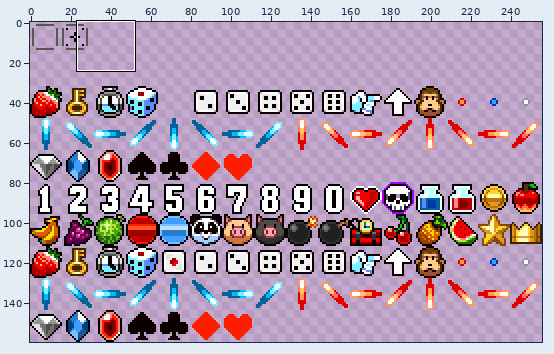
Two versions of one sprite sheet, public/images/item.png. The picture above shows the old version from afar; the outline marks the close-up.
Close-up. Before the commit:
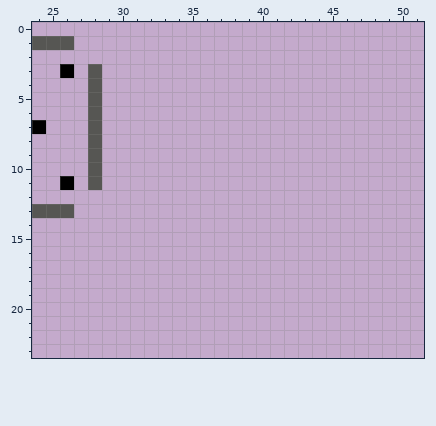
The file is 512x320 pixels, drawn in blocks of 2x2; one block is one cell here. Colours within 5 levels of each other are drawn and written as one. Shown: x 24..51, y 0..23.
The same view after the edit:
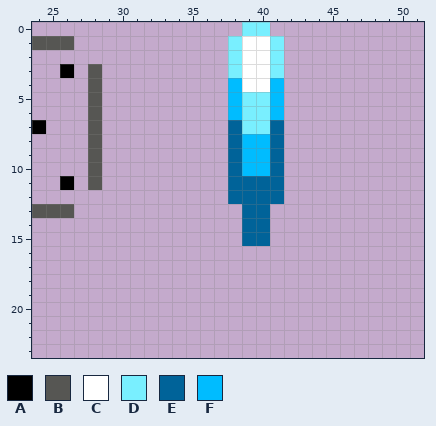
Palette (. is transparent): A #000000  B #565653  C #ffffff  D #79efff  E #006399  F #00bcff
Changes in this commit:
y 0: x 39..40 .. -> DD
y 1..3: x 38..41 .... -> DCCD
y 4: x 38..41 .... -> FCCF
y 5..6: x 38..41 .... -> FDDF
y 7: x 38..41 .... -> EDDE
y 8..10: x 38..41 .... -> EFFE
y 11..12: x 38..41 .... -> EEEE
y 13..15: x 39..40 .. -> EE
Where, in picture pixels (left, top, right, bottom), the same in both close-ups:
added: (228, 22, 284, 246)
